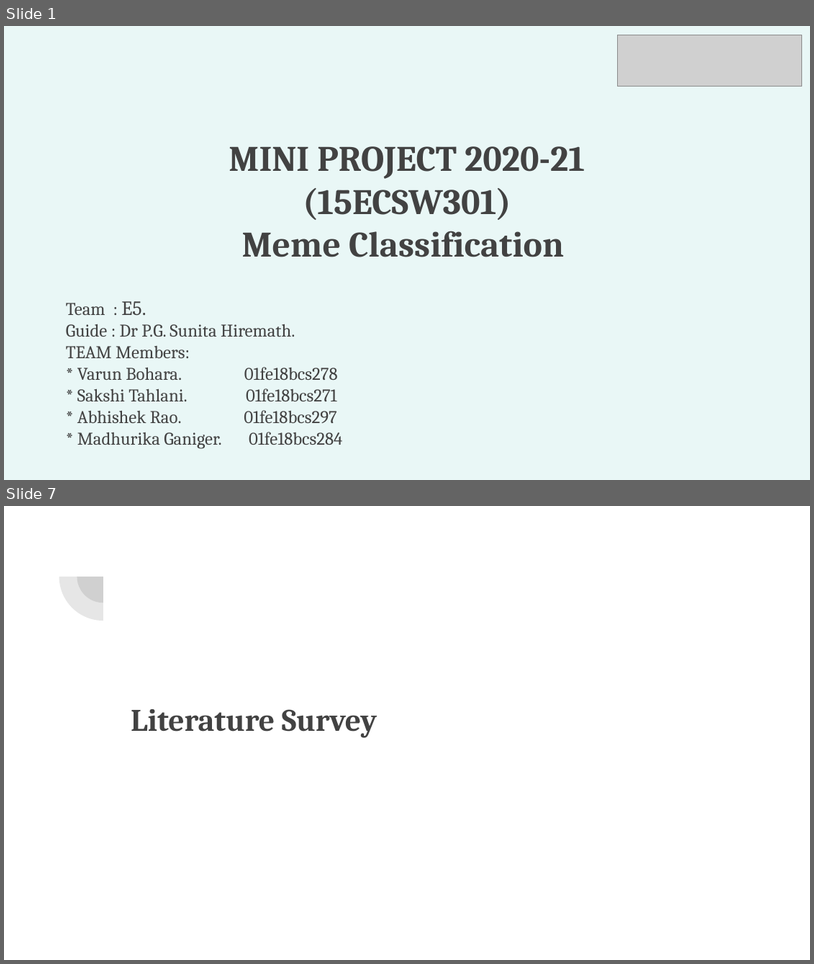
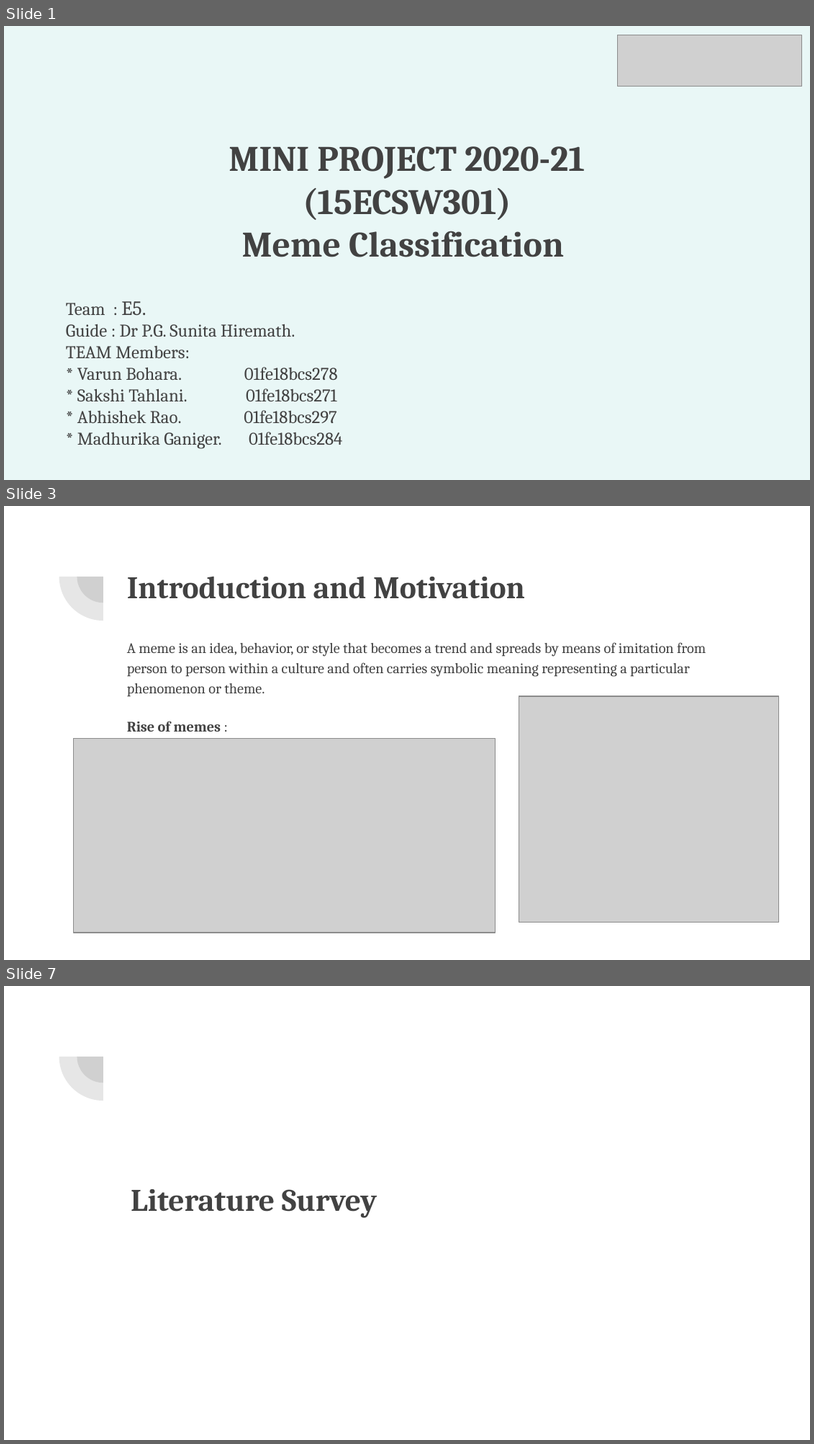
Before and after one commit to VarunBohara/Mini-Project-Documents, a slide deck: MINI PROJECT REVIEW.pptx. Shown one above the other, each under a label of ours: slides 1 and 7 before the commit, slides 1, 3 and 7 after it; the slides between them are not shown. The pictures are 814x964 and 814x1444 pixels, drawn with LibreOffice and Linux fonts; fonts in the diff are those of the drawing; grey boxes stand for pictures. Boxes give left, top, right and bottom in pixels: in the first picture for what was removed or moved away, otherwise in the second. Text is boxed around its words. In the diff, an @@ line names an element or a change of style, - is before the commit and + after.

```diff
--- a/MINI PROJECT REVIEW.pptx
+++ b/MINI PROJECT REVIEW.pptx
@@ slide 3 added at (4, 506, 810, 960), background #FFFFFF; not listed: 2 template elements that a slide beside it also shows @@
@@ title added at (127, 576, 525, 599), 28 pt, text #424242, bold @@
+Introduction and Motivation
@@ text added at (127, 642, 706, 731), 13 pt, text #424242 @@
+A meme is an idea, behavior, or style that becomes a trend and spreads by means of imitation from person to person within a culture and often carries symbolic meaning representing a particular phenomenon or theme.
+Rise of memes :
@@ picture added at (520, 696, 779, 922) @@
@@ picture added at (73, 739, 496, 932) @@
```
Also in this commit, not shown: 7 slides changed, 1 other slide added, 2 slides removed.
